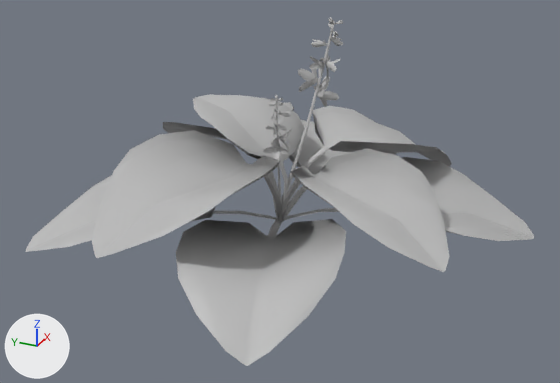
The FBX model Miska/Assets/Meshes/Hosta_GF_03.fbx: old version first, new version second.
Camera for both pictures: a 50 mm camera at (-1.55, -0.696, 0.854) aimed at (-0.066, -0.028, 0.112). Every picture has the same lights, and +X, +Y and +Z are marked at lower left. Where no turn or scale is listed for an object, it has been applied to the vertices.

The older version as bpy lines, for what is in view:
```python
mat_hostas = principled_material('Hostas')
mat_hostas.base_color = (0.5, 0.5, 0.5)  # grey #bcbcbc
me_mesh = bpy.data.meshes.new('Mesh')
me_mesh.from_pydata(...)  # 1629 vertices, 954 faces; spans x -0.565..0.592, y -0.581..0.454, z -0.001..0.477
# faces by material slot: [450, 504]
me_mesh.materials.append(mat_hostas)  # grey #bcbcbc
me_mesh.materials.append(mat_hosta_flowers)  # grey #bcbcbc
ob_hosta_g_03 = bpy.data.objects.new('Hosta_G_03', me_mesh)
ob_hosta_g_03.location = (0.0, 0.0, 0.0)
```
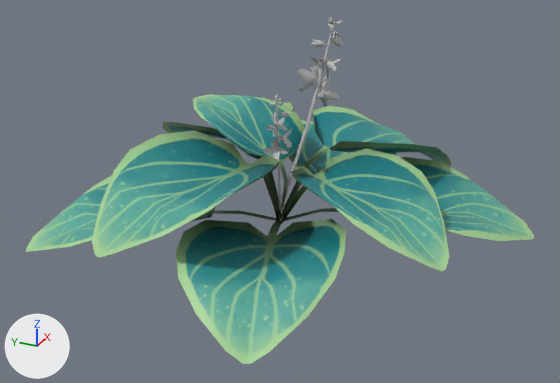
Patch to the scene script:
```diff
--- a/Miska/Assets/Meshes/Hosta_GF_03.fbx.py
+++ b/Miska/Assets/Meshes/Hosta_GF_03.fbx.py
@@ img_hosta_albedo_001_tga @@
+img_hosta_albedo_001_tga = load_image('Hosta_Albedo_001.tga', '../Textures/Hosta_Albedo_001.tga', 1024, 1024, 'sRGB')
@@ mat_hostas @@
 mat_hostas = principled_material('Hostas')
-mat_hostas.base_color = (0.5, 0.5, 0.5)  # grey #bcbcbc
+mat_hostas.texture = img_hosta_albedo_001_tga
```

Changed parts and their boxes [x1, y1, x2, y2] in the pictures (560 x 383 px):
'Hosta_G_03', surface changed: [25, 39, 534, 366] in both
